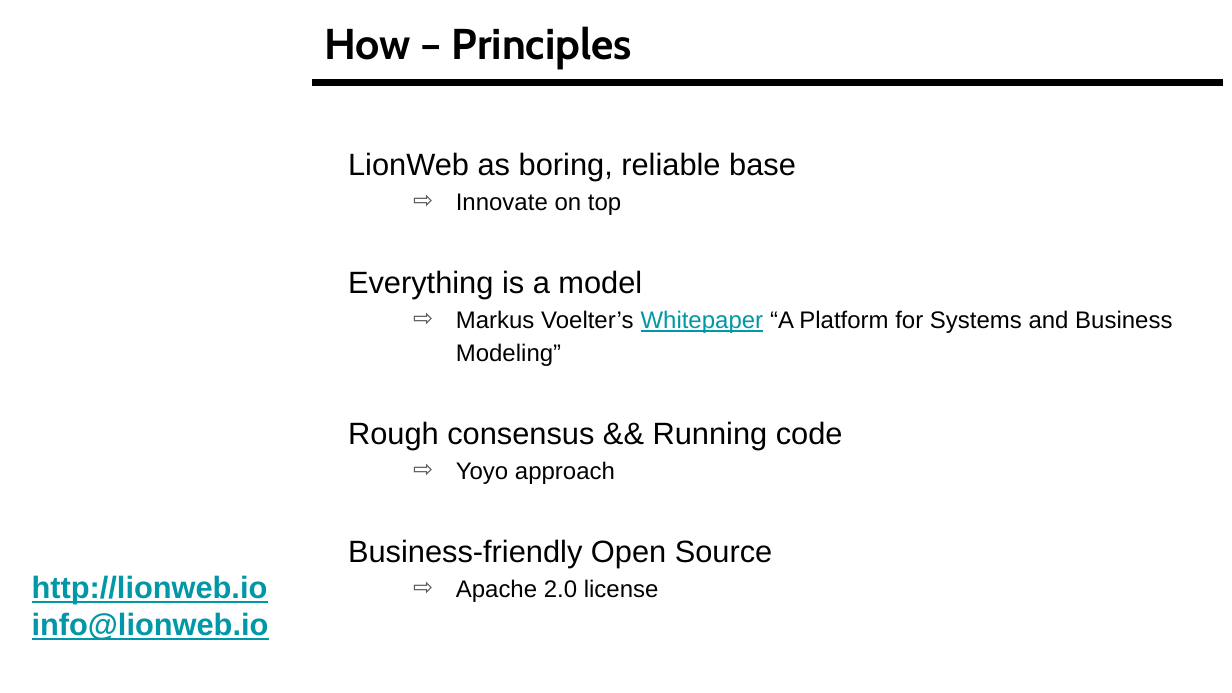
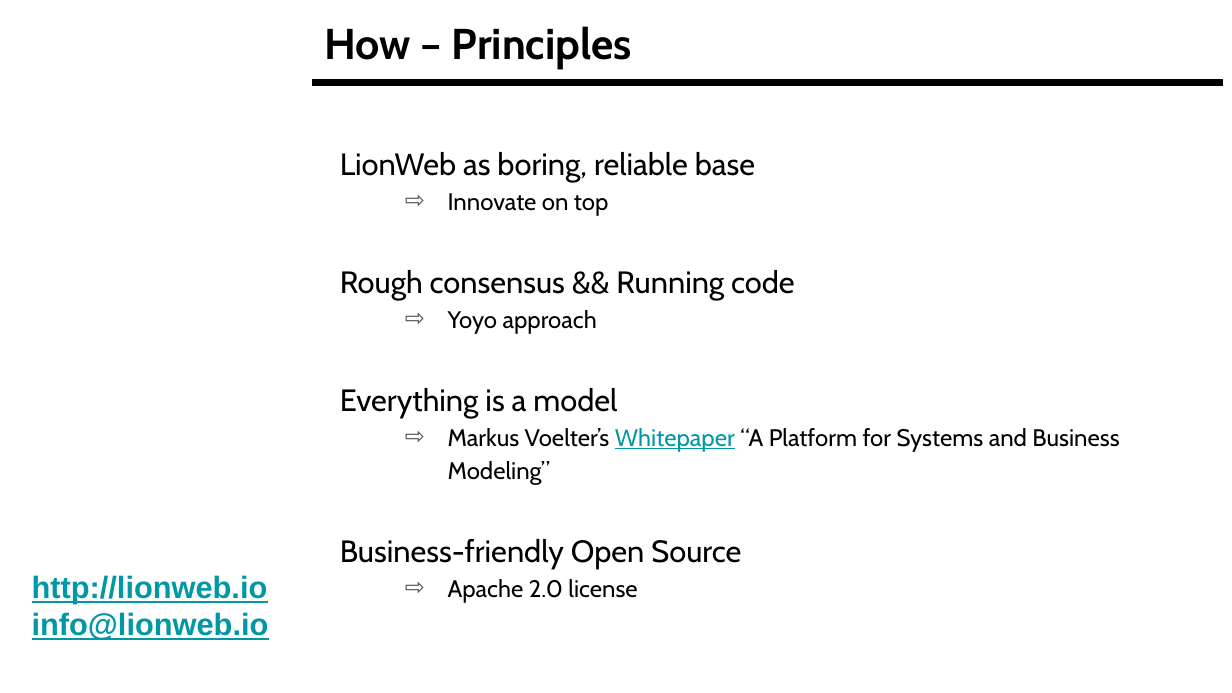
Before and after one commit to LionWeb-io/specification, a slide deck: slide 5 of resources/LangDev Talk.pptx. Drawn at 1232x693 pixels with LibreOffice and Linux fonts; fonts in the diff are those of the drawing; background and template pictures are left out. Boxes give left, top, right and bottom in pixels: in the first picture for what was removed or moved away, otherwise in the second. Text is boxed around its words. In the diff, an @@ line names an element or a change of style, - is before the commit and + after.

```diff
--- a/resources/LangDev Talk.pptx
+++ b/resources/LangDev Talk.pptx
@@ text "LionWeb as boring, reliable base": place and size @@
-text "LionWeb as boring, reliable base" at (348,152,1172,602)
+text "LionWeb as boring, reliable base" at (340,152,1119,603)
@@ text at (340,152,1119,603): font Arial to Cabin in "LionWeb as boring, reliable base", "Innovate on top", "Everything is a model", "Markus Voelter’s Whitepaper “A Platform for Systems ..." and 2 more places @@
@@ text at (340,270,795,334): paragraphs added @@
+Rough consensus && Running code
+  ⇨ Yoyo approach
@@ text at (348,421,843,484): paragraphs removed @@
-Rough consensus && Running code
-  ⇨ Yoyo approach
```
Also in this commit, not shown: 9 other slides changed.
